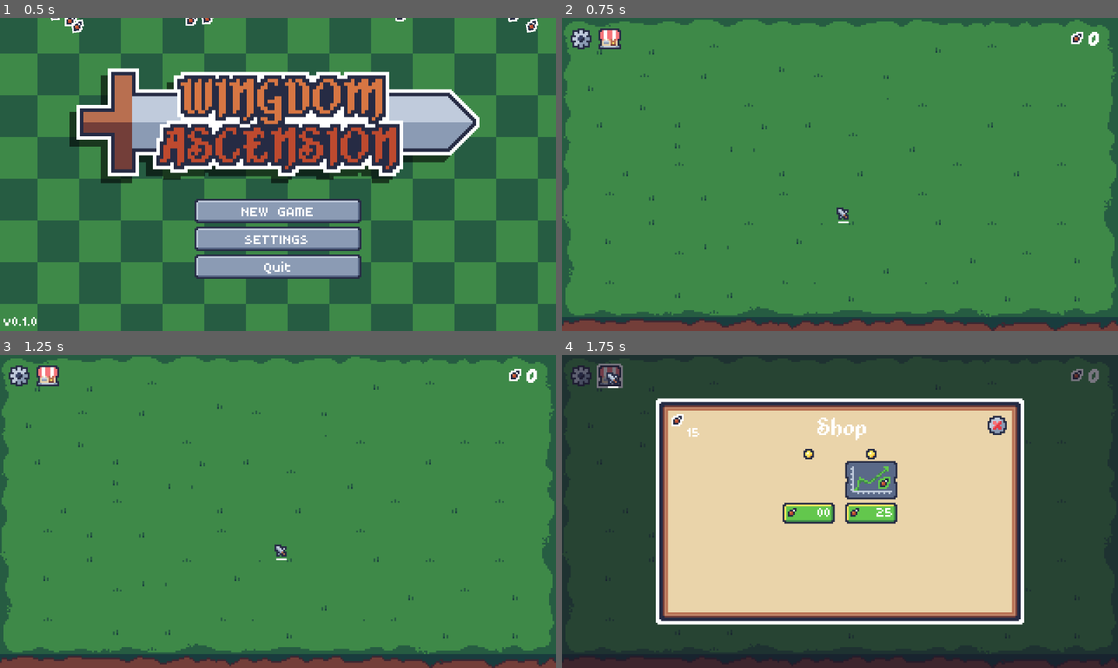
Above: before the commit, frames 1-4 (two rows, left to right).
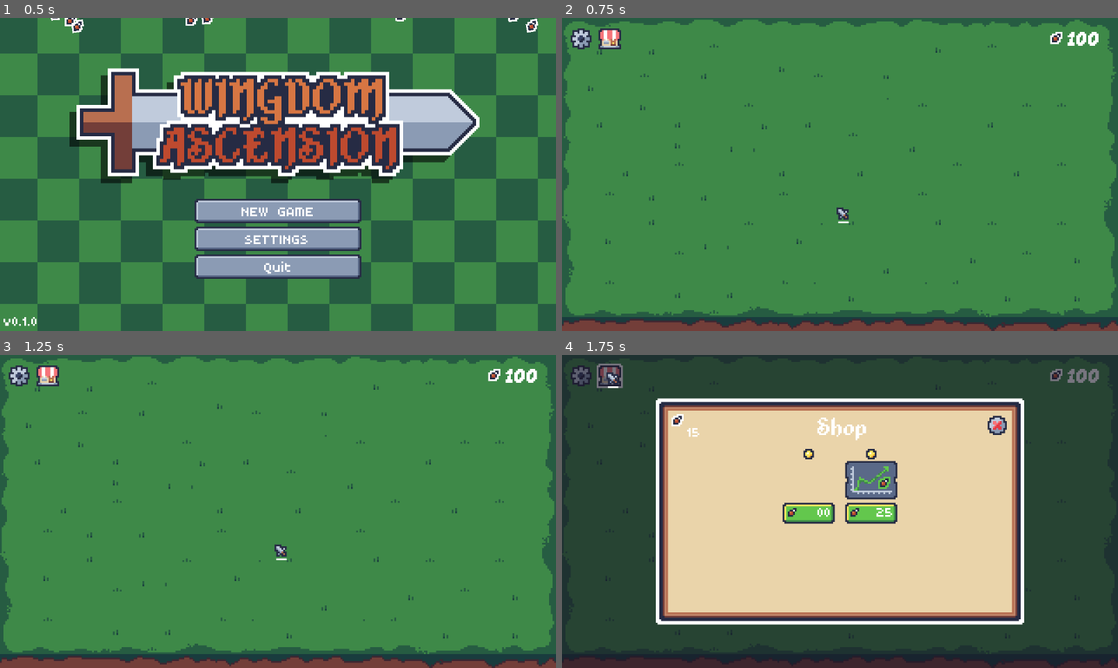
Above: after the commit, the same moments.

Repository: mrbartchak/chicken-incremental-game
Game: Godot game, scene res://ui/menu/main/main_menu.tscn
Two runs of this game, one before a commit and one after it. Both use one fixed random seed, a clock stepped at 60 frames per second and the inputs below. Sound files missing from this copy of the repository are replaced by a short silence.
Inputs (mouse positions are in pixels of both pictures, inside the frame that each line leads up to):
- Up to frame 1 (0.5 s): no input
- Up to frame 2 (0.75 s): click "NEW GAME" at 0.5 s
- Up to frame 3 (1.25 s): no input
- Up to frame 4 (1.75 s): click (612, 376) at 1.25 s

Frame 1 is identical in both runs. In frame 2, 0.2% of the frame differs, in the area x 87-97%, y 4-9%; in frame 3, 0.2%; in frame 4, 0.2%.

Commit message:
great progress, lowk flow state, gotta gtb tho

Diff:
--- a/core/autoloads/gamestate.gd
+++ b/core/autoloads/gamestate.gd
@@ -2,9 +2,14 @@
 
 signal wings_changed(amount: int)
 signal chicken_count_changed(amount: int)
+signal upgrade_purchased()
 
 #=== Wings ===
-var wings: int = 0
+var wings: int = 100:
+	set(value):
+		wings = value
+		wings_changed.emit(wings)
+
 var total_wings_collected: int = 0
 var wing_value: int = 1
 #=== Chickens ===
@@ -20,14 +25,34 @@
 	var track: UpgradeTrack = load("res://upgrades/wing_value/wing_value_upgrade_track.tres")
 	upgrade_tracks[track.id] = track
 
-func get_upgrade_track(track_id: String) -> UpgradeTrack:
-	return upgrade_tracks.get(track_id)
+func can_afford(cost: int) -> bool:
+	return wings >= cost
 
 func collect_wing() -> void:
 	wings += wing_value
 	total_wings_collected += wing_value
-	wings_changed.emit(wings)
 
 func add_chickens(amount: int = 1) -> void:
 	chicken_count += amount
 	chicken_count_changed.emit(chicken_count)
+
+func get_upgrade_track(track_id: String) -> UpgradeTrack:
+	return upgrade_tracks.get(track_id)
+
+func request_upgrade_purchase(track_id: String) -> void:
+	#if doesnt exists -- return
+	#if track is done -- return
+	#if track was already purchased -- return
+	#if cant afford -- return
+	#if track not available -- return
+	var track: UpgradeTrack = get_upgrade_track(track_id)
+	if not track or track.is_complete():
+		return
+	var upgrade: Upgrade = track.get_next_upgrade()
+	if not can_afford(upgrade.cost):
+		return
+	wings -= upgrade.cost
+	track.increment_index()
+	# add to purchased upgrades list
+	upgrade.apply()
+	upgrade_purchased.emit()
--- a/ui/hud/hud.gd
+++ b/ui/hud/hud.gd
@@ -8,6 +8,7 @@
 
 func _ready() -> void:
 	connect_signals()
+	update_wing_count_label(GameState.wings)
 
 func connect_signals() -> void:
 	GameState.wings_changed.connect(update_wing_count_label)
--- a/upgrades/upgrade_track.gd
+++ b/upgrades/upgrade_track.gd
@@ -10,3 +10,9 @@
 	if next_index >= upgrades.size():
 		return null
 	return upgrades.get(next_index)
+
+func is_complete() -> bool:
+	return next_index >= upgrades.size()
+
+func increment_index() -> void:
+	next_index += 1
--- a/upgrades/upgrade_track_ui.gd
+++ b/upgrades/upgrade_track_ui.gd
@@ -4,9 +4,10 @@
 @export var track_id: String
 
 @onready var upgrade_icon: TextureRect = $CenterIcon/UpgradeIcon
-@onready var cost_label: Label = $BuyButton/CostLabel
+@onready var cost_label: Label = $PurchaseButton/CostLabel
 
 func _ready() -> void:
+	GameState.upgrade_purchased.connect(_update_display)
 	_update_display()
 
 func _update_display() -> void:
@@ -14,5 +15,11 @@
 	if not track:
 		return
 	var upgrade: Upgrade = track.get_next_upgrade()
+	if not upgrade:
+		print("thats the max")
+		return
 	cost_label.text = str(upgrade.cost)
 	upgrade_icon.texture = upgrade.icon
+
+func _on_purchase_button_pressed() -> void:
+	GameState.request_upgrade_purchase(track_id)
--- a/upgrades/upgrade_track_ui.tscn
+++ b/upgrades/upgrade_track_ui.tscn
@@ -54,7 +54,7 @@
 layout_mode = 2
 stretch_mode = 2
 
-[node name="BuyButton" type="TextureButton" parent="."]
+[node name="PurchaseButton" type="TextureButton" parent="."]
 custom_minimum_size = Vector2(32, 14)
 layout_mode = 2
 texture_normal = SubResource("AtlasTexture_ttsph")
@@ -62,7 +62,7 @@
 texture_hover = SubResource("AtlasTexture_okyqw")
 texture_focused = SubResource("AtlasTexture_ttsph")
 
-[node name="CostLabel" type="Label" parent="BuyButton"]
+[node name="CostLabel" type="Label" parent="PurchaseButton"]
 layout_mode = 1
 anchors_preset = 15
 anchor_right = 1.0
@@ -76,3 +76,5 @@
 text = "00"
 label_settings = SubResource("LabelSettings_jn3yi")
 horizontal_alignment = 2
+
+[connection signal="pressed" from="PurchaseButton" to="." method="_on_purchase_button_pressed"]
